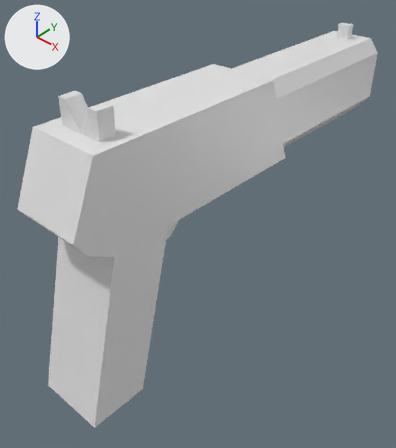
What one commit did to the Blender file Blend/Pistol.blend.
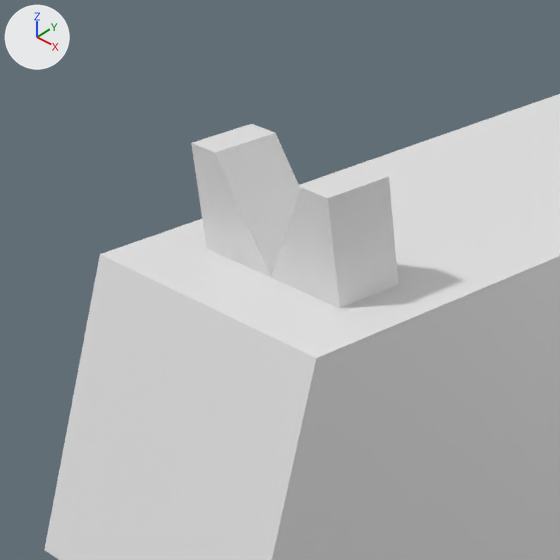
The first picture shows the older version from a 50 mm camera at (9.91, -11.19, 6.71) aimed at (-0.27, -0.02, -3.31). The close-ups show both versions on the part from 1% to 41% of the width and 13% to 47% of the height of that picture; other places that the commit changed are outside them. The lights are fixed; the arrows at upper left show +X, +Y and +Z.

The older version as bpy lines, for what is in view:
```python
me_cube = bpy.data.meshes.new('Cube')
me_cube.from_pydata(...)  # 72 vertices, 59 faces; spans x -0.01..1.13, y -5.92..8.21, z -6.73..2.17
me_cube.materials.append(mat_material)  # white #e7e7e7
# before: 60 (0.44, -3.87, 2.17) at pixel (362, 166), 61 (0.44, -4.35, 2.17) at pixel (301, 187), 62 (0.69, -4.35, 2.17) at pixel (327, 198), 63 (0.69, -3.87, 2.17) at pixel (388, 176)
ob_cube = bpy.data.objects.new('Cube', me_cube)
ob_cube.location = (0.0, 0.0, 0.0)
_m = ob_cube.modifiers.new('Mirror', 'MIRROR')
```
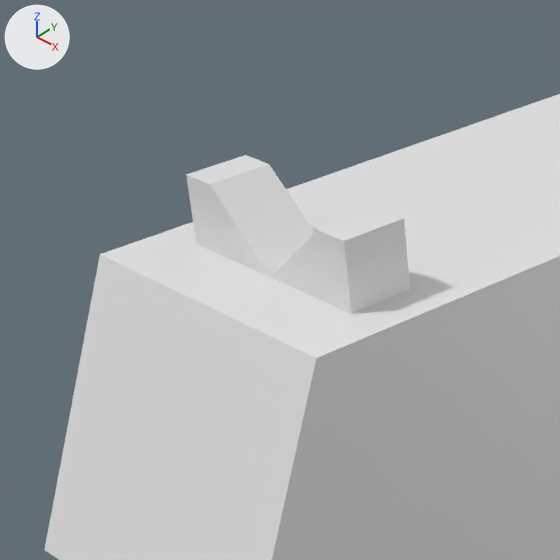
Location of each change, (x1, y1, x2, y2) in pixels of the close-ups (560 x 560 px; the box of a moved part takes in the faces that stretch with it):
part 1 of me_cube, moved or reshaped: before (191, 124, 399, 308); after (186, 155, 410, 314)

Edits to the bpy script that builds the scene:
```text
Change me_cube:
    where me_cube.from_pydata(...)  # 72 vertices, 59 faces; spans x -0.01..1.13, y -5.92..8.21, z -6.73..2.17
    used by ob_cube; location = (0.0, 0.0, 0.0)
    me_cube part 1
    add for i in [*range(60, 64)]: me_cube.vertices[i].co += Vector((0.11, 0.0, -0.24))
    me_cube.vertices[57].co: (0.69, -4.35, 1.44) -> (0.8, -4.35, 1.44)  # pixel (339, 308) -> pixel (351, 313)
    me_cube.vertices[59].co: (0.69, -3.87, 1.44) -> (0.8, -3.87, 1.44)  # pixel (398, 284) -> pixel (410, 289)
```
